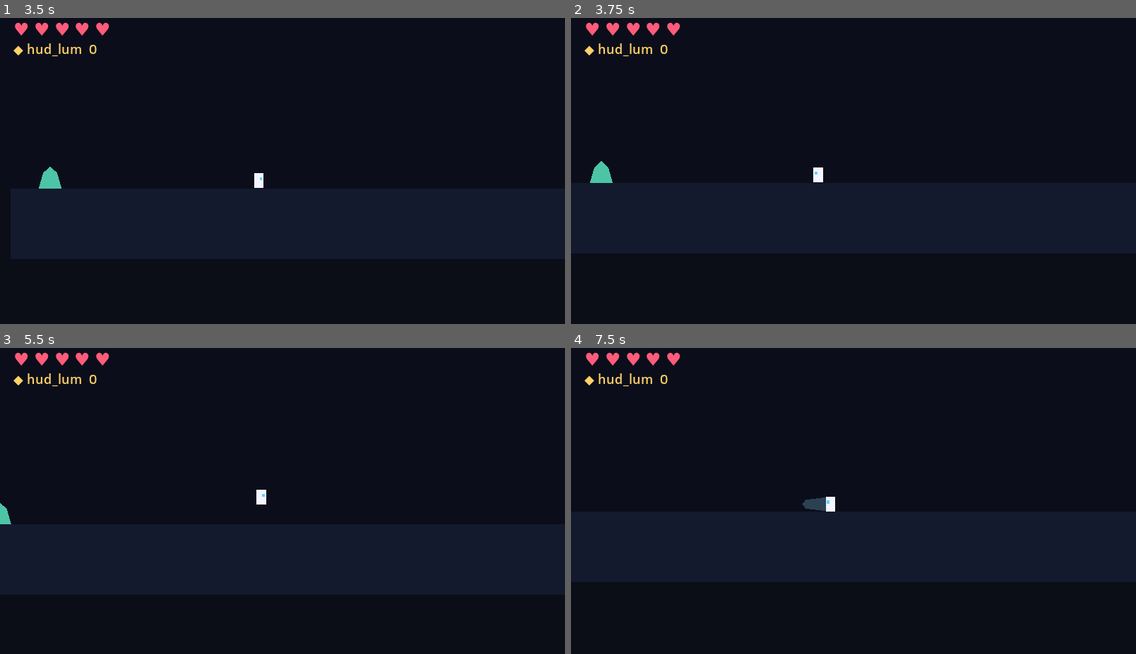
Above: before the commit, frames 1-4 (two rows, left to right).
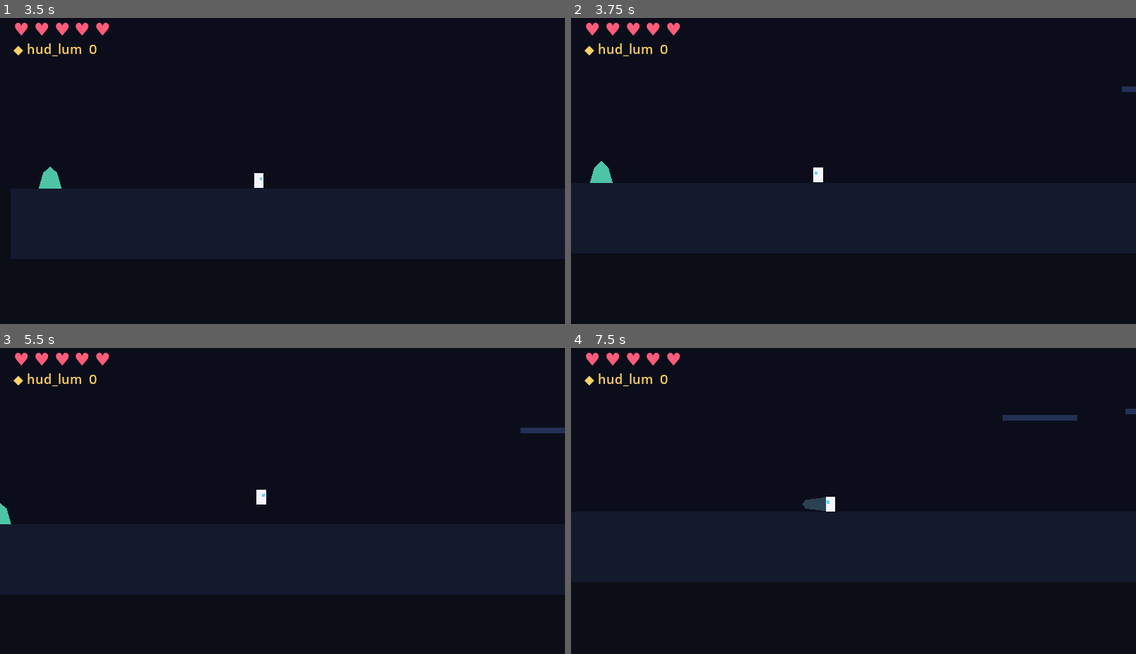
Above: after the commit, the same moments.

Repository: paymanshafayan/Bazino-Educational-Game
Game: Godot game, scene res://scenes/main.tscn
The game is run twice, just before and just after one commit, with the same random seed, the same clock (stepped at 60 frames per second) and the same inputs.
Inputs (mouse positions are in pixels of both pictures, inside the frame that each line leads up to):
- Up to frame 1 (3.5 s): click (282, 118) at 0.52 s; type "12" at 0.6 s; click (282, 134) at 0.75 s; type "12" at 0.83 s; click (180, 183) at 0.98 s; type "12" at 1.07 s; click "▶ ui_play" at 1.25 s; hold D (move_right) from 2.03 s (still down); tap J (attack) at 2.1 s; tap Space (jump) at 2.27, 3.02 s; tap Shift (dash) at 2.85 s
- Up to frame 2 (3.75 s): release D (move_right) at 3.53 s; hold A (move_left) from 3.53 s (still down); tap E (interact) at 3.6 s
- Up to frame 3 (5.5 s): release A (move_left) at 4.28 s; hold D (move_right) from 4.28 s (still down); tap 1 (tool_1) at 4.35 s; tap Space (jump) at 4.52, 5.27 s; tap 2 (tool_2) at 5.1 s
- Up to frame 4 (7.5 s): release D (move_right) at 5.78 s; hold A (move_left) 5.78-6.53 s; tap 3 (tool_3) at 5.85 s; tap Space (jump) at 6.02 s; hold D (move_right) 6.53-7.28 s; tap K at 6.6 s; hold A (move_left) from 7.28 s (still down); tap X at 7.35 s

Frame 1 is identical in both runs. In frame 2, less than 0.1% of the frame differs, in the area x 97-100%, y 22-25%; in frame 3, 0.1%; in frame 4, 0.3%, in the area x 76-100%, y 19-24%.
Error before the commit: Invalid assignment of property or key 'one_way_collision' with value of type 'bool' on a base object of type 'StaticBody2D'. (res://scripts/core/stage_builder.…

Commit message:
fix(godot): one_way_collision باید روی CollisionShape2D باشد نه StaticBody2D
Co-authored-by: arena-agent <297053741+arena-agent@users.noreply.github.com>

Diff:
--- a/godot/scripts/core/stage_builder.gd
+++ b/godot/scripts/core/stage_builder.gd
@@ -92,9 +92,9 @@
 	var rect := RectangleShape2D.new()
 	rect.size = Vector2(w, 12)
 	sh.shape = rect
+	sh.one_way_collision = true
 	pb.add_child(sh)
 	pb.position = pos
-	pb.one_way_collision = true
 	add_child(pb)
 	var lay := Polygon2D.new()
 	lay.polygon = PackedVector2Array([
